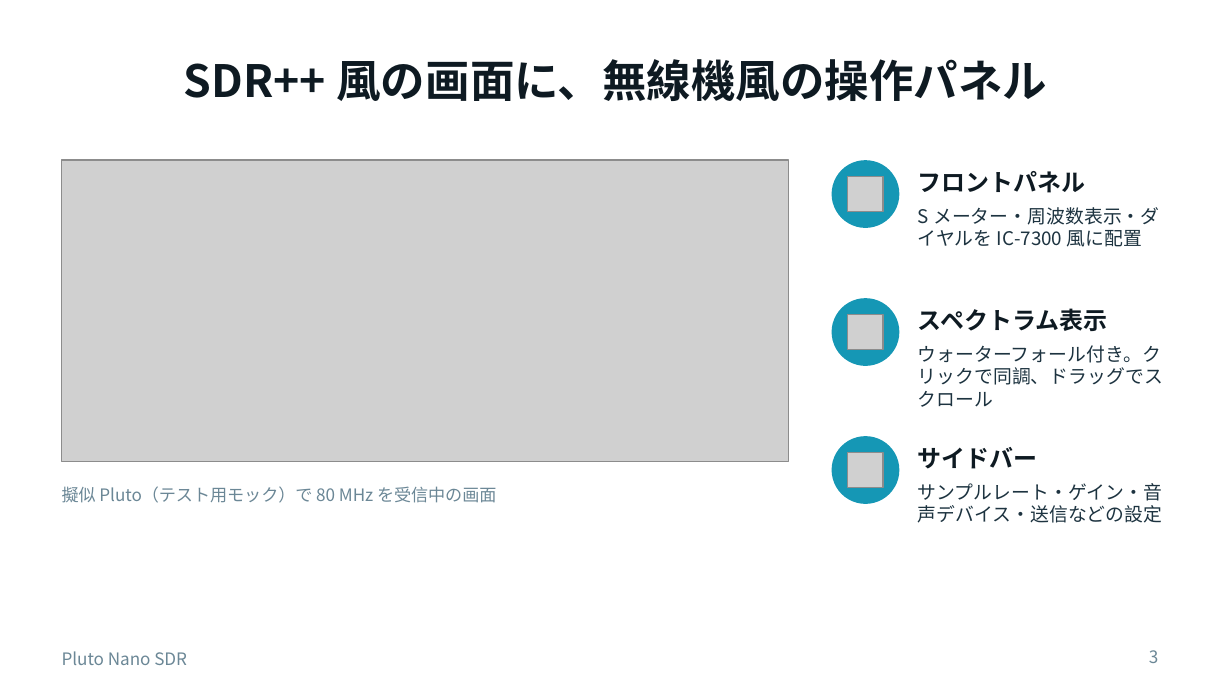
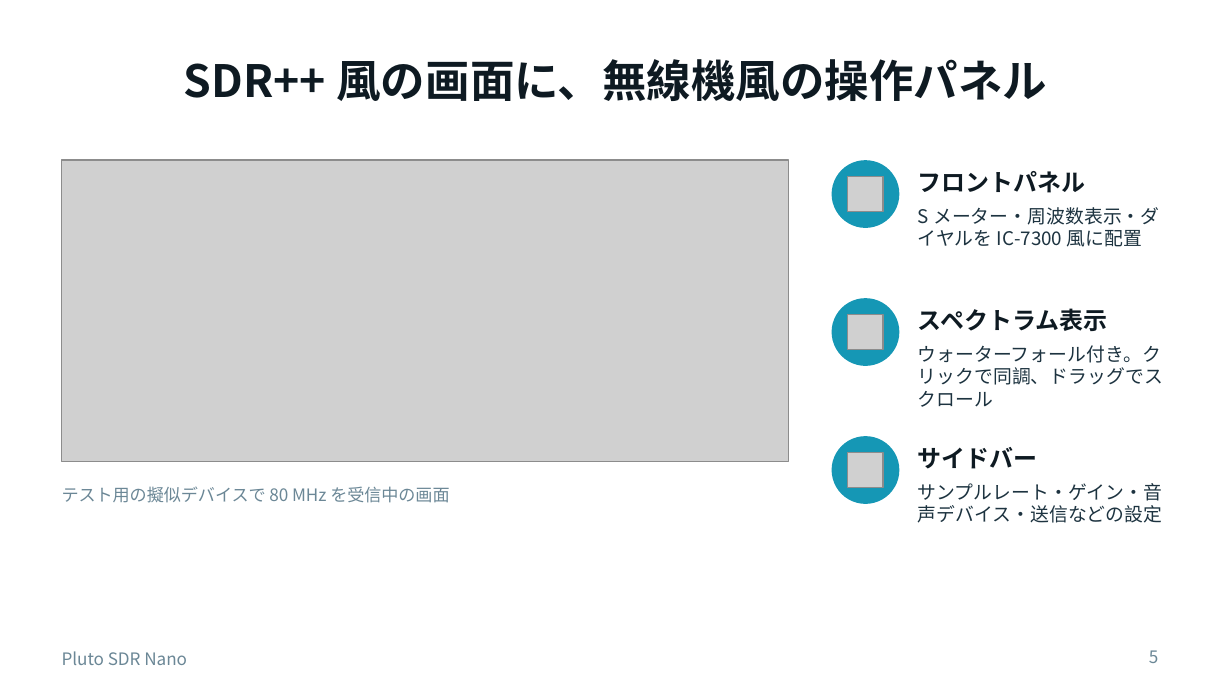
Before and after one commit to pokibon3/PlutoNano, a slide deck: slide 5 of docs/PlutoNano_presentation.pptx (slide 3 before the commit). Drawn at 1232x693 pixels with LibreOffice and Linux fonts; fonts in the diff are those of the drawing; grey boxes stand for pictures. Boxes give left, top, right and bottom in pixels: in the first picture for what was removed or moved away, otherwise in the second. Text is boxed around its words. In the diff, an @@ line names an element or a change of style, - is before the commit and + after.

```diff
--- a/docs/PlutoNano_presentation.pptx
+++ b/docs/PlutoNano_presentation.pptx
@@ text at [62,486,449,503]: text changed @@
-擬似 Pluto（テスト用モック）で 80 MHz を受信中の画面
+テスト用の擬似デバイスで 80 MHz を受信中の画面
@@ text at [62,651,187,665]: text changed @@
-Pluto Nano SDR
+Pluto SDR Nano
@@ page number at [1149,650,1159,663]: text changed @@
-3
+5
```
Also in this commit, not shown: 8 other slides changed, 2 slides added, 11 other files.
